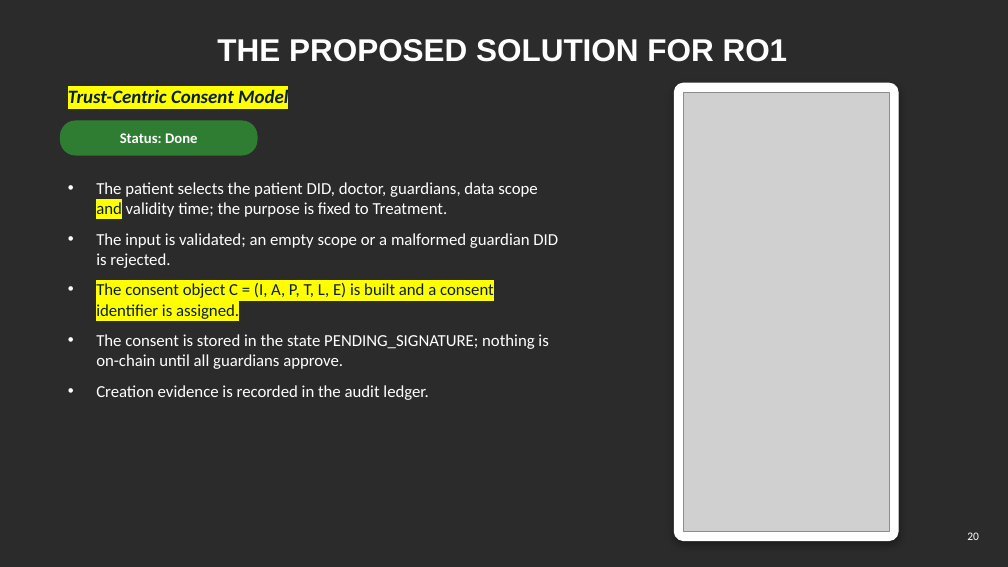
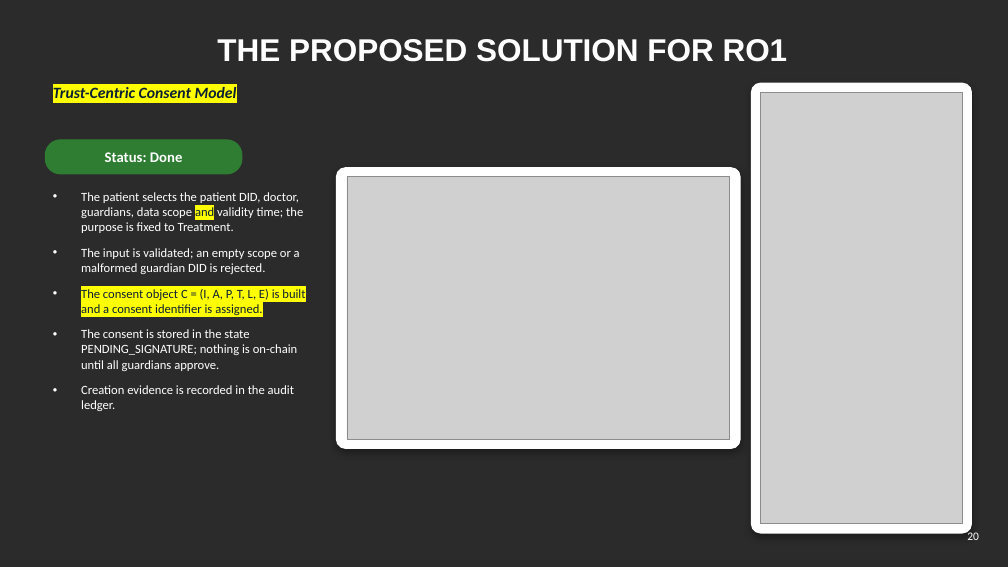
Before and after one commit to yasir12345678900/HealthRWA-Sepolia-Personal-try, a slide deck: slide 20 of docs/Yasir_CA2_Reassessment_Slides_YELLOW_changes.pptx. Drawn at 1008x567 pixels with LibreOffice and Linux fonts; fonts in the diff are those of the drawing; grey boxes stand for pictures; background and template pictures are left out; a plain dark background stands for a picture behind light text. Boxes give left, top, right and bottom in pixels: in the first picture for what was removed or moved away, otherwise in the second. Text is boxed around its words. In the diff, an @@ line names an element or a change of style, - is before the commit and + after.

```diff
--- a/docs/Yasir_CA2_Reassessment_Slides_YELLOW_changes.pptx
+++ b/docs/Yasir_CA2_Reassessment_Slides_YELLOW_changes.pptx
@@ text "Trust-Centric Consent Model" moved from (x1=68, y1=89, x2=288, y2=103) to (x1=53, y1=87, x2=237, y2=98) @@
@@ text "Trust-Centric Consent Model" at (x1=53, y1=87, x2=237, y2=98): size 18 to 15 pt; vertical alignment middle to top @@
@@ rounded rectangle resized from (x1=675, y1=83, x2=898, y2=541) to (x1=752, y1=83, x2=972, y2=533) @@
@@ picture resized from (x1=684, y1=92, x2=889, y2=532) to (x1=761, y1=92, x2=963, y2=524) @@
@@ text "Status: Done" moved from (x1=120, y1=133, x2=197, y2=143) to (x1=105, y1=152, x2=182, y2=162) @@
@@ rounded rectangle moved from (x1=60, y1=121, x2=257, y2=155) to (x1=45, y1=140, x2=242, y2=174) @@
@@ rounded rectangle added at (x1=337, y1=168, x2=740, y2=448), fill #FFFFFF, outline #FFFFFF 1 pt @@
@@ picture added at (x1=347, y1=177, x2=730, y2=439) @@
@@ text "The patient selects the patient ..." moved from (x1=96, y1=182, x2=558, y2=400) to (x1=81, y1=192, x2=305, y2=411) @@
@@ text "The patient selects the patient ..." at (x1=81, y1=192, x2=305, y2=411): size 16 to 12 pt @@
```
Also in this commit, not shown: 5 other slides changed, 3 other files.
